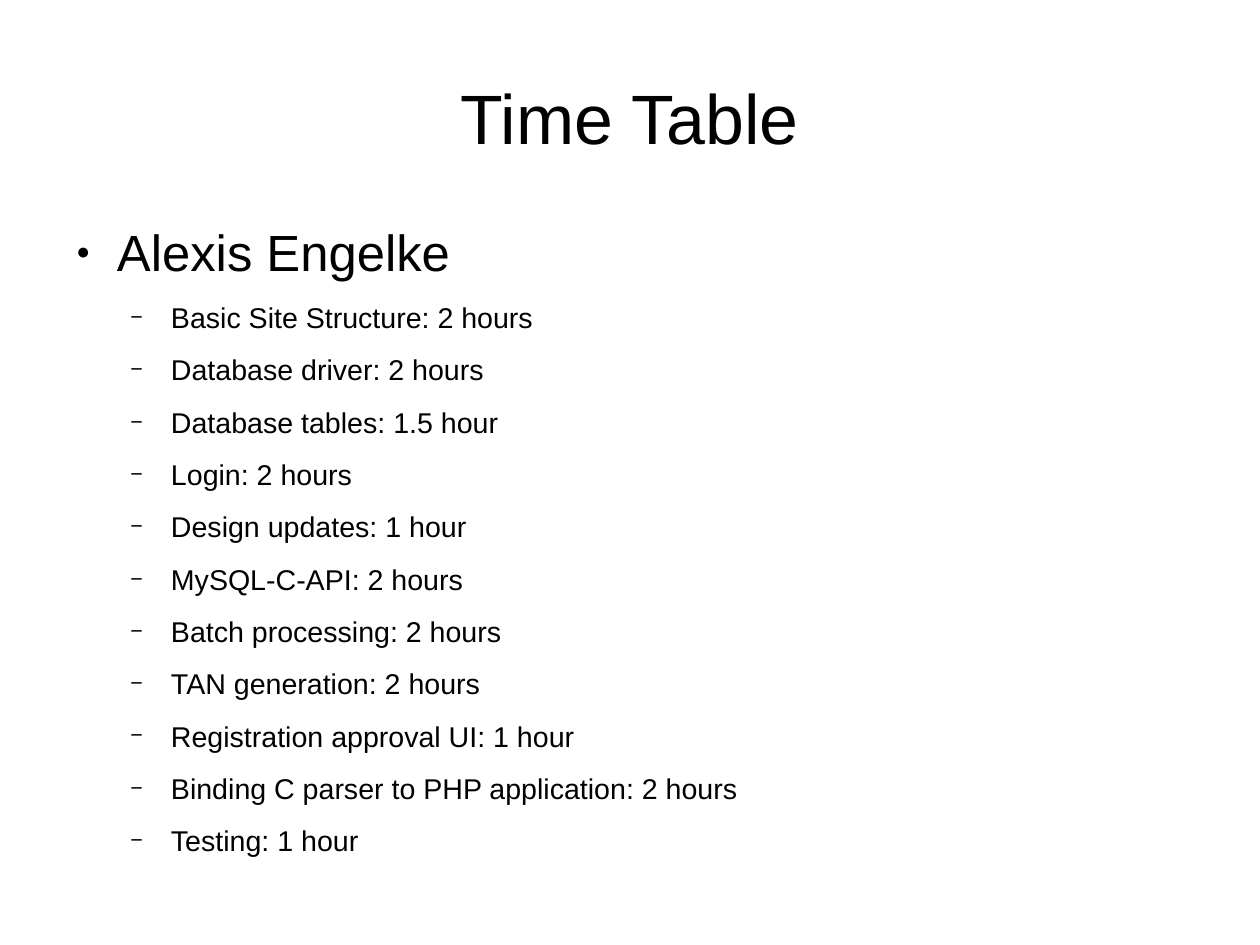
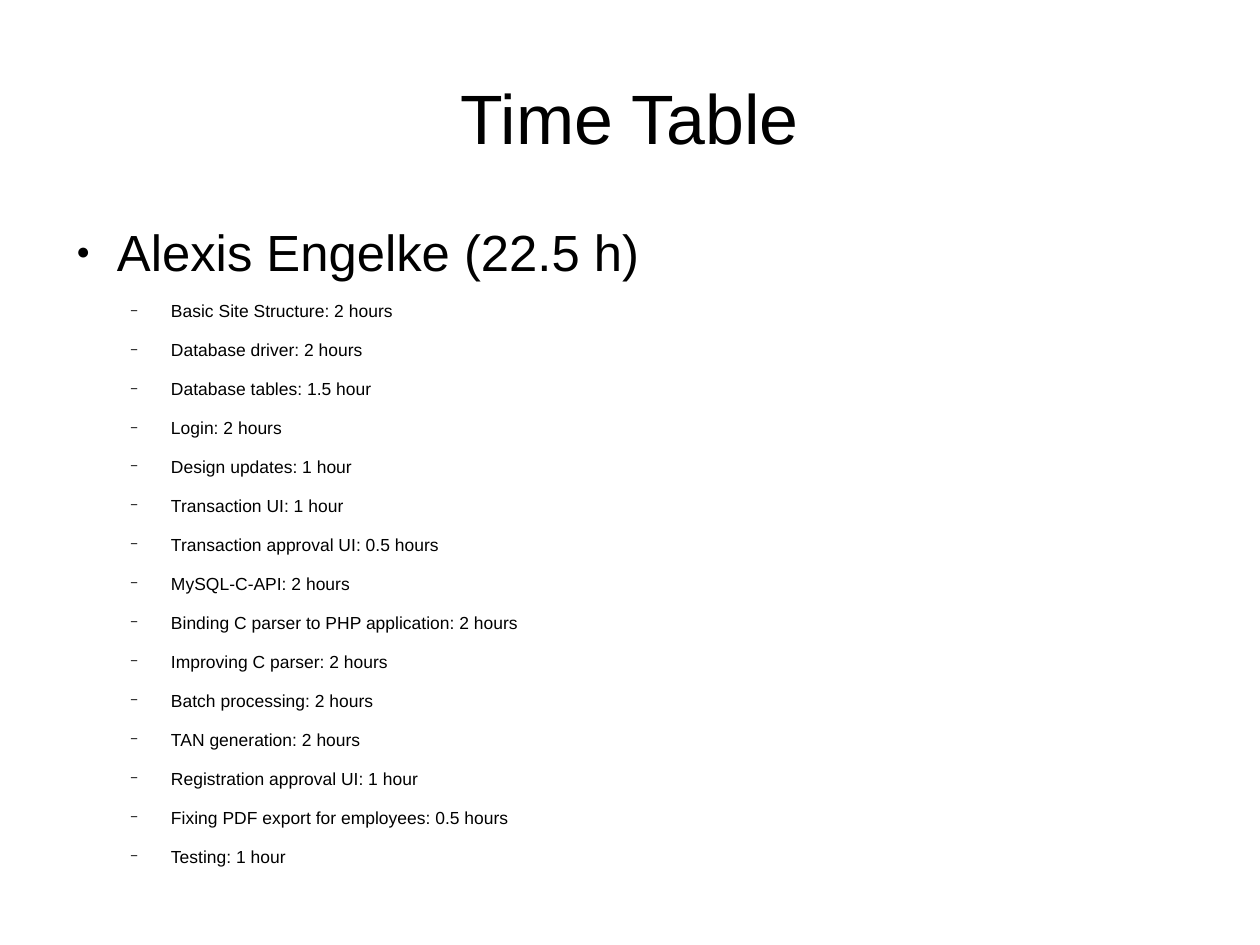
Before and after one commit to snawalgaria/SecureCoding, a slide deck: slide 3 of presentation/presentation.odp. Drawn at 1260x945 pixels with LibreOffice and Linux fonts; fonts in the diff are those of the drawing. Boxes give left, top, right and bottom in pixels: in the first picture for what was removed or moved away, otherwise in the second. Text is boxed around its words. In the diff, an @@ line names an element or a change of style, - is before the commit and + after.

Commit message:
Update presentation

```diff
--- a/presentation/presentation.odp
+++ b/presentation/presentation.odp
@@ text at [117,234,639,282]: text changed @@
-● Alexis Engelke
+● Alexis Engelke (22.5 h)
@@ text at [171,304,418,866]: size 18 to 11 pt in "Basic Site Structure: 2 hours", "Database driver: 2 hours", "Database tables: 1.5 hour", "Login: 2 hours" and 6 more places @@
@@ text at [171,499,439,555]: paragraphs added @@
+  − Transaction UI: 1 hour
+  − Transaction approval UI: 0.5 hours
@@ text at [171,616,518,672]: paragraphs added @@
+  − Binding C parser to PHP application: 2 hours
+  − Improving C parser: 2 hours
@@ text at [171,811,508,827]: text changed; size 18 to 11 pt @@
-  − Binding C parser to PHP application: 2 hours
+  − Fixing PDF export for employees: 0.5 hours
```
Also in this commit, not shown: 2 other slides changed.
